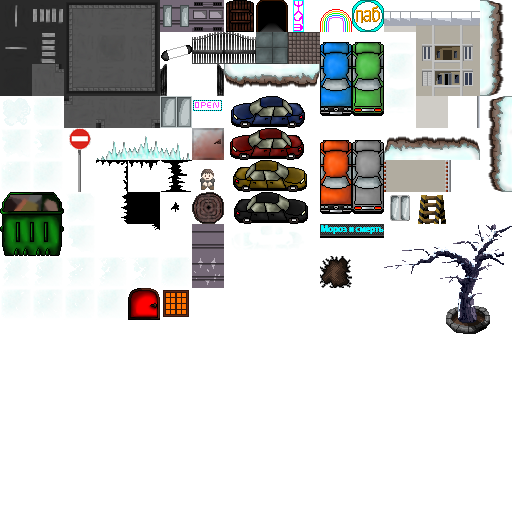
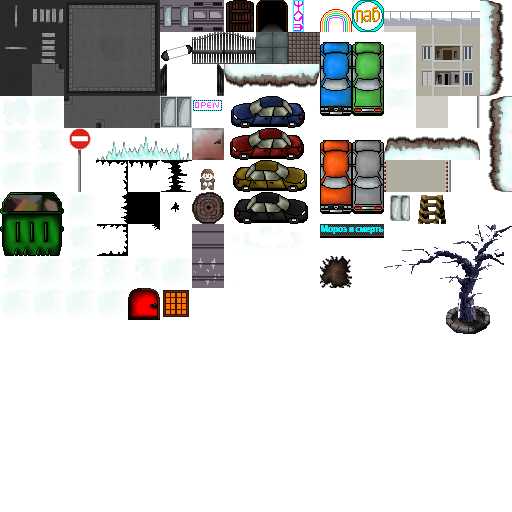
Comparing the layer stacks of the two 512x512 images. Changes:
painted on "Calque 6" over [97, 224, 128, 256]
